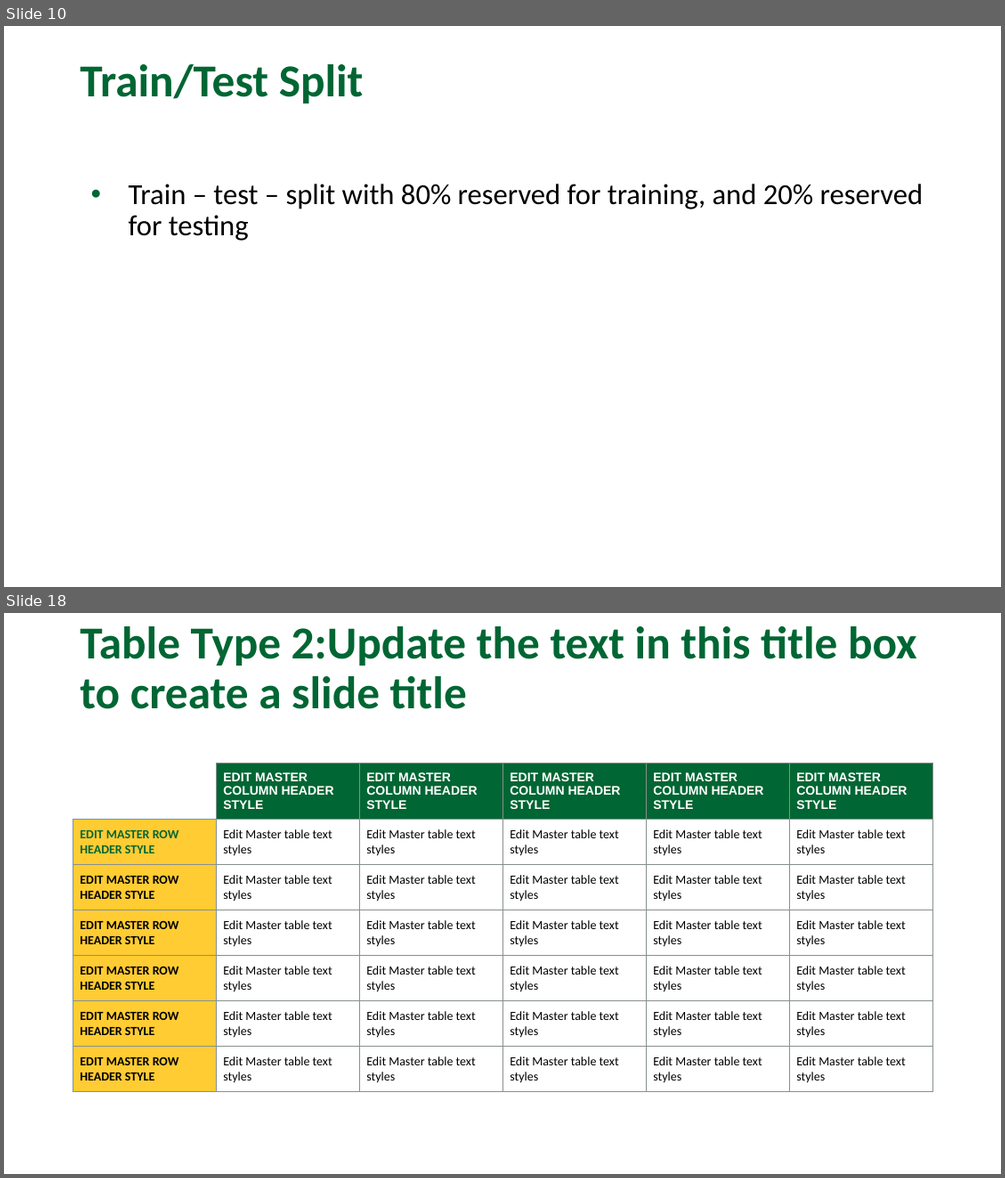
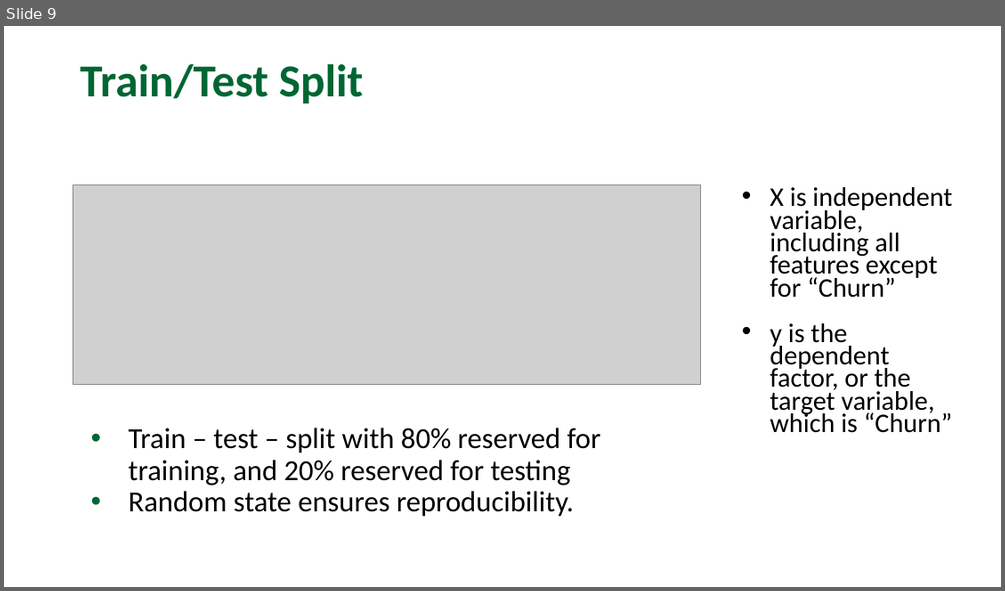
Before and after one commit to annguyenhuynh/AIT736-Team3, a slide deck: slides/AIT736_Final_Project_AnHuynh.pptx. Shown one above the other, each under a label of ours: slides 10 and 18 before the commit, slide 9 after it; the slides between them are not shown. The pictures are 1005x1178 and 1005x591 pixels, drawn with LibreOffice and Linux fonts; fonts in the diff are those of the drawing; grey boxes stand for pictures; background and template pictures are left out. Boxes give left, top, right and bottom in pixels: in the first picture for what was removed or moved away, otherwise in the second. Text is boxed around its words. In the diff, an @@ line names an element or a change of style, - is before the commit and + after.

```diff
--- a/slides/AIT736_Final_Project_AnHuynh.pptx
+++ b/slides/AIT736_Final_Project_AnHuynh.pptx
@@ slide 18 removed at (4,613,1001,1174), background picture (left out) @@
@@ title removed at (80,626,917,709) @@
-Table Type 2:Update the text in this title box to create a slide title
@@ table removed at (73,763,934,1086), 7 rows, 6 columns @@
- | EDIT MASTER COLUMN HEADER STYLE | EDIT MASTER COLUMN HEADER STYLE | EDIT MASTER COLUMN HEADER STYLE | EDIT MASTER COLUMN HEADER STYLE | EDIT MASTER COLUMN HEADER STYLE
-EDIT MASTER ROW HEADER STYLE | Edit Master table text styles | Edit Master table text styles | Edit Master table text styles | Edit Master table text styles | Edit Master table text styles
-EDIT MASTER ROW HEADER STYLE | Edit Master table text styles | Edit Master table text styles | Edit Master table text styles | Edit Master table text styles | Edit Master table text styles
-EDIT MASTER ROW HEADER STYLE | Edit Master table text styles | Edit Master table text styles | Edit Master table text styles | Edit Master table text styles | Edit Master table text styles
-EDIT MASTER ROW HEADER STYLE | Edit Master table text styles | Edit Master table text styles | Edit Master table text styles | Edit Master table text styles | Edit Master table text styles
-EDIT MASTER ROW HEADER STYLE | Edit Master table text styles | Edit Master table text styles | Edit Master table text styles | Edit Master table text styles | Edit Master table text styles
-EDIT MASTER ROW HEADER STYLE | Edit Master table text styles | Edit Master table text styles | Edit Master table text styles | Edit Master table text styles | Edit Master table text styles
@@ what was slide 10 is now slide 9 @@
@@ slide 9 changed as well @@
@@ picture added at (73,184,700,384) @@
@@ text added at (769,187,953,433), 25.9 pt, text #000000 @@
+• X is independent variable, including all features except for “Churn”
+• y is the dependent factor, or the target variable, which is “Churn”
@@ text "Train – test – split ...": place and size @@
-text "Train – test – split ..." at (129,184,923,240)
+text "Train – test – split ..." at (129,427,601,516)
@@ text at (129,491,574,516): paragraph added @@
+• Random state ensures reproducibility.
```
Also in this commit, not shown: 5 other slides changed, 11 slides added, 10 other slides removed.
